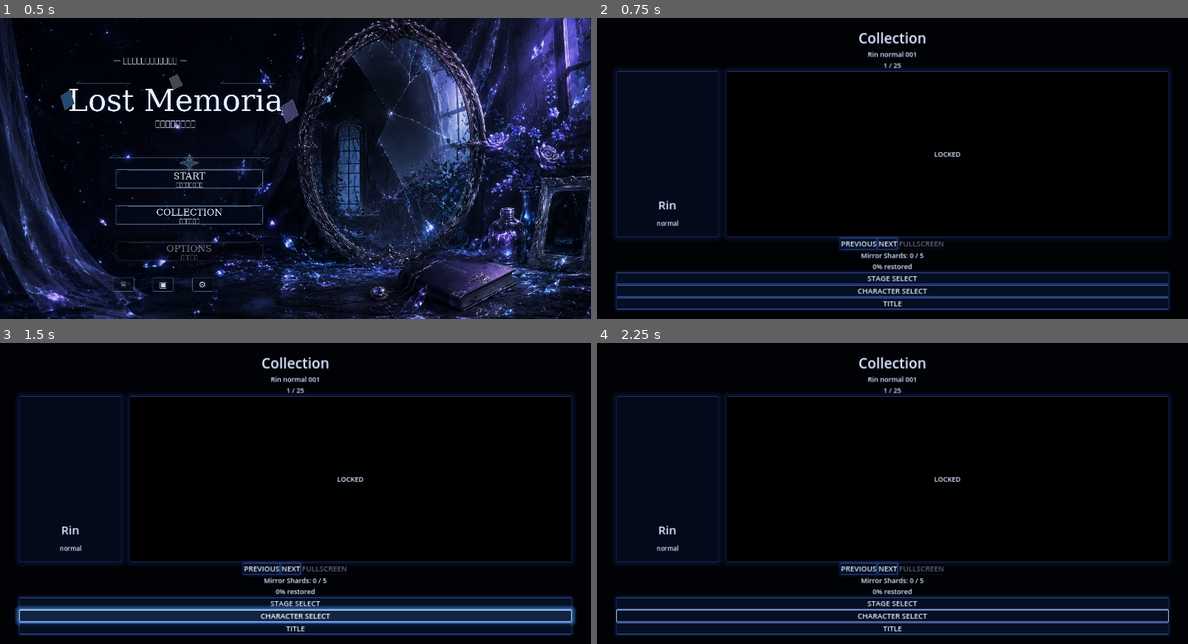
Above: before the commit, frames 1-4 (two rows, left to right).
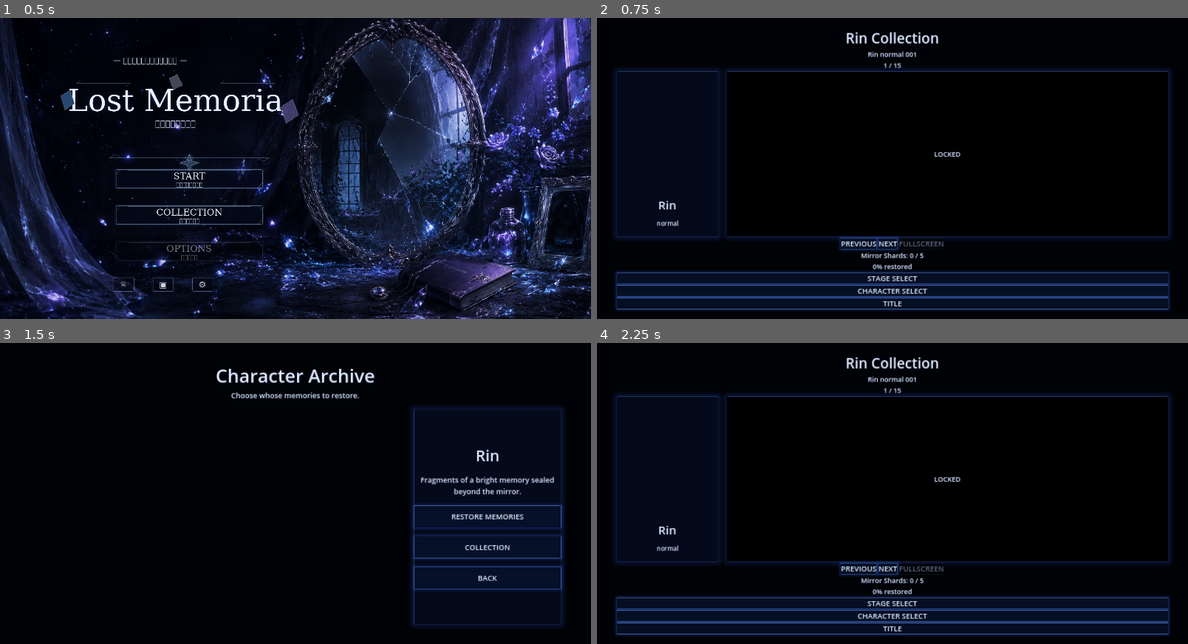
Above: after the commit, the same moments.

Repository: uzupiyo/Lost-Memoria
Game: Godot game, scene res://scenes/title/title.tscn
Same seed, same stepped clock (60 frames per second), same inputs: the game is played once before the commit and once after it.
Inputs (mouse positions are in pixels of both pictures, inside the frame that each line leads up to):
- Up to frame 1 (0.5 s): no input
- Up to frame 2 (0.75 s): click (786, 213) at 0.5 s
- Up to frame 3 (1.5 s): click "CHARACTER SELECT" at 1.25 s
- Up to frame 4 (2.25 s): click (1087, 547) at 2 s, where only the run after the commit has a clickable "COLLECTION"

Frame 1 is identical in both runs. In frame 2, 0.4% of the frame differs, in the area x 42-58%, y 4-17%; in frame 3, 32%, in the area x 2-98%, y 4-98%; in frame 4, 1.1%.
Error after the commit: Invalid access to property or key 'theme_override_font_sizes' on a base object of type 'Label'. (res://scripts/character_select.gd:59)

Commit message:
Filter collection by character and show portrait card

Diff:
--- a/scripts/collection.gd
+++ b/scripts/collection.gd
@@ -7,6 +7,7 @@
 var current_total_stages: int = 5
 
 @onready var title_label: Label = %StillTitle
+@onready var collection_title_label: Label = %TitleLabel
 @onready var progress_label: Label = %ProgressLabel
 @onready var status_label: Label = %StatusLabel
 @onready var still_image: TextureRect = %StillImage
@@ -17,11 +18,15 @@
 @onready var fullscreen_button: Button = %FullscreenButton
 @onready var fullscreen_viewer: ColorRect = %FullscreenViewer
 @onready var fullscreen_image: TextureRect = %FullscreenImage
+@onready var character_portrait: TextureRect = %CharacterPortrait
+@onready var character_name_label: Label = %CharacterNameLabel
+@onready var character_situation_label: Label = %CharacterSituationLabel
 
 func _ready() -> void:
 	shard_layer.resized.connect(_on_shard_layer_resized)
 	_setup_shards()
-	still_ids = GameState.get_all_still_ids()
+	still_ids = GameState.get_still_ids_for_character(GameState.selected_character_id)
+	collection_title_label.text = "%s Collection" % GameState.selected_character_id
 	if still_ids.is_empty():
 		return
 	var focus_index: int = still_ids.find(GameState.collection_focus_still_id)
@@ -83,6 +88,9 @@
 	var data: Dictionary = GameState.get_still_data(still_id)
 	title_label.text = str(data.get("title", "Unknown Memory"))
 	counter_label.text = "%d / %d" % [current_index + 1, still_ids.size()]
+	var character_id: String = str(data.get("character", GameState.selected_character_id))
+	var situation: String = str(data.get("situation", ""))
+	_update_character_panel(character_id, situation)
 	var unlocked_stages: int = int(data.get("unlocked_stages", 0))
 	var total_stages: int = int(data.get("total_stages", GameState.STILL_STAGE_COUNT))
 	current_unlocked_stages = unlocked_stages
@@ -97,6 +105,17 @@
 		status_label.text = "Unlocked - Fullscreen available"
 	else:
 		status_label.text = "%d%% restored" % percent
+
+func _update_character_panel(character_id: String, situation: String) -> void:
+	var character_data: Dictionary = GameState.get_character_data(character_id)
+	character_name_label.text = str(character_data.get("display_name", character_id))
+	character_situation_label.text = situation
+	character_portrait.texture = null
+	var portrait_path: String = str(character_data.get("portrait_path", ""))
+	if not portrait_path.is_empty() and ResourceLoader.exists(portrait_path):
+		var loaded: Resource = load(portrait_path)
+		if loaded is Texture2D:
+			character_portrait.texture = loaded as Texture2D
 
 func _load_still_texture(path: String) -> void:
 	if path.is_empty() or not ResourceLoader.exists(path):
@@ -167,5 +186,8 @@
 func _on_stage_select_pressed() -> void:
 	get_tree().change_scene_to_file("res://scenes/stage_select/stage_select.tscn")
 
+func _on_character_select_pressed() -> void:
+	get_tree().change_scene_to_file("res://scenes/character_select/character_select.tscn")
+
 func _on_title_pressed() -> void:
 	get_tree().change_scene_to_file("res://scenes/title/title.tscn")
